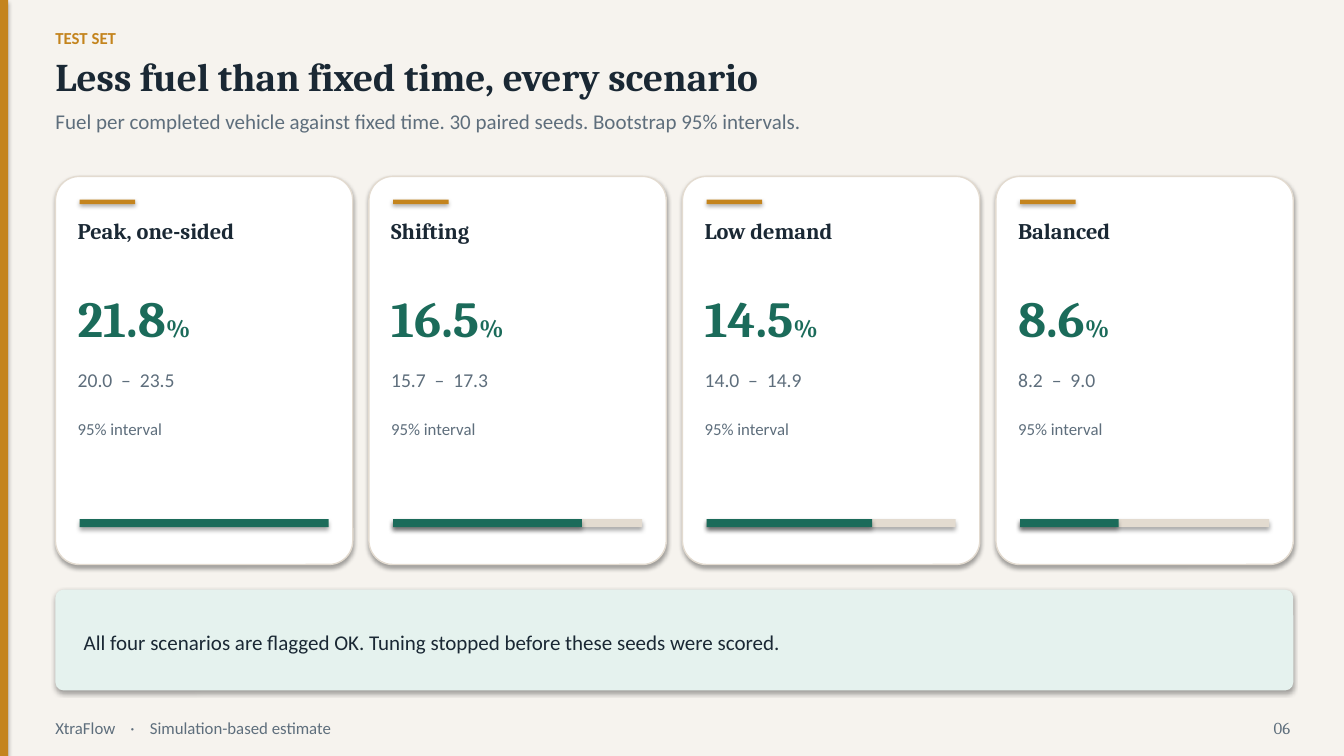
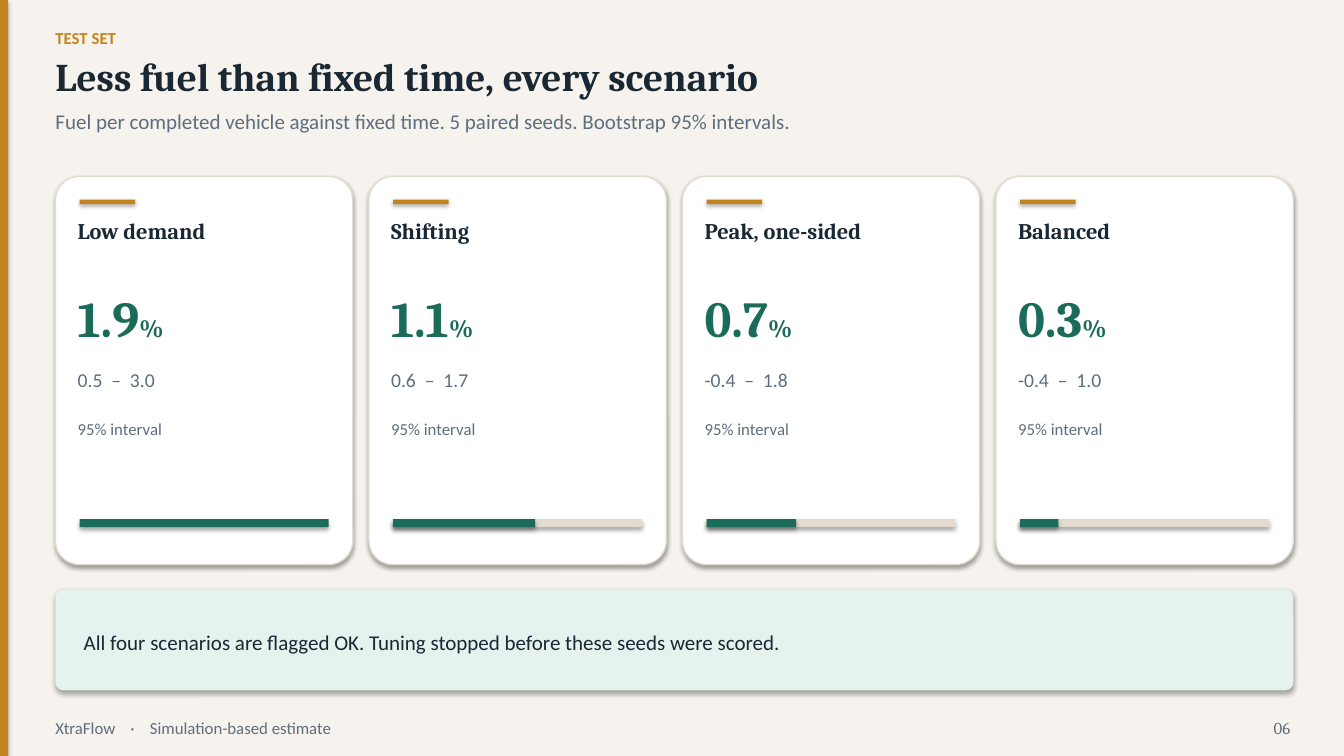
Before and after one commit to couder-04/XtraFlow, a slide deck: slide 6 of results/deck.pptx. Drawn at 1344x756 pixels with LibreOffice and Linux fonts; fonts in the diff are those of the drawing. Boxes give left, top, right and bottom in pixels: in the first picture for what was removed or moved away, otherwise in the second. Text is boxed around its words. In the diff, an @@ line names an element or a change of style, - is before the commit and + after.

Commit message:
Finish the time-cut XtraFlow study and publish results.
Keep the 200k PPO zip on disk but leave rl_ppo out of the TEST comparison so the remaining controllers, report, and deck can finish within a short wall-clock budget.

```diff
--- a/results/deck.pptx
+++ b/results/deck.pptx
@@ text at bbox=[55, 114, 790, 133]: text changed @@
-Fuel per completed vehicle against fixed time. 30 paired seeds. Bootstrap 95% intervals.
+Fuel per completed vehicle against fixed time. 5 paired seeds. Bootstrap 95% intervals.
@@ text at bbox=[78, 223, 205, 239]: text changed @@
-Peak, one-sided
+Low demand
@@ text at bbox=[705, 223, 861, 242]: text changed @@
-Low demand
+Peak, one-sided
@@ text at bbox=[78, 303, 140, 338]: text changed @@
-21.8%
+1.9%
@@ text at bbox=[391, 303, 449, 338]: text changed @@
-16.5%
+1.1%
@@ text at bbox=[705, 303, 768, 338]: text changed @@
-14.5%
+0.7%
@@ text at bbox=[1018, 303, 1082, 338]: text changed @@
-8.6%
+0.3%
@@ text at bbox=[78, 374, 155, 387]: text changed @@
-20.0 – 23.5
+0.5 – 3.0
@@ text at bbox=[391, 374, 468, 387]: text changed @@
-15.7 – 17.3
+0.6 – 1.7
@@ text at bbox=[705, 373, 788, 387]: text changed @@
-14.0 – 14.9
+-0.4 – 1.8
@@ text at bbox=[1018, 374, 1101, 387]: text changed @@
-8.2 – 9.0
+-0.4 – 1.0
@@ rectangle: place and size @@
-rectangle at bbox=[393, 519, 582, 527]
+rectangle at bbox=[393, 519, 535, 527]
@@ rectangle: place and size @@
-rectangle at bbox=[707, 519, 872, 527]
+rectangle at bbox=[707, 519, 797, 527]
@@ rectangle: place and size @@
-rectangle at bbox=[1020, 519, 1119, 527]
+rectangle at bbox=[1020, 519, 1059, 527]
```
Also in this commit, not shown: 10 other slides changed, 55 other files.
